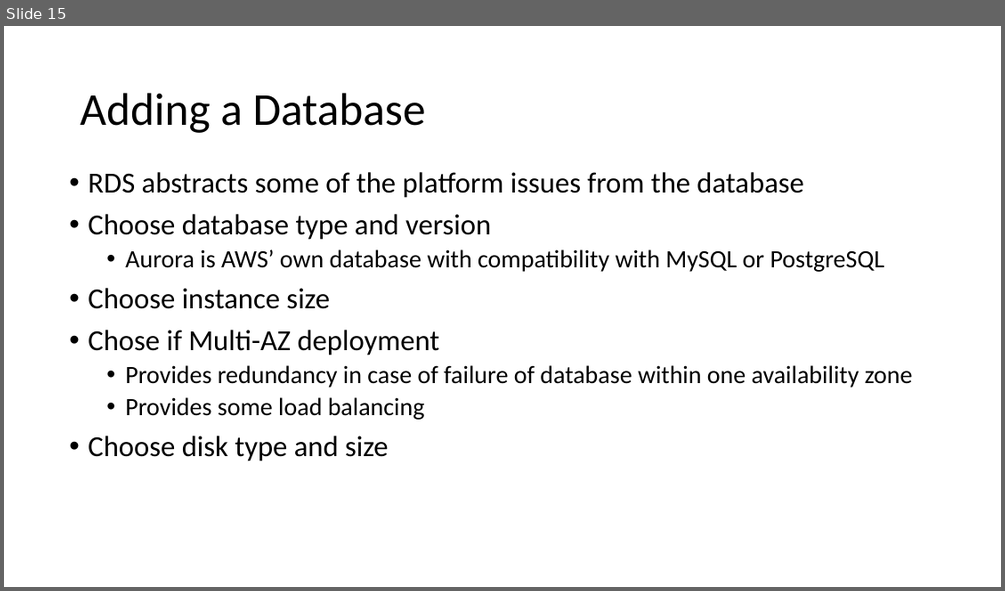
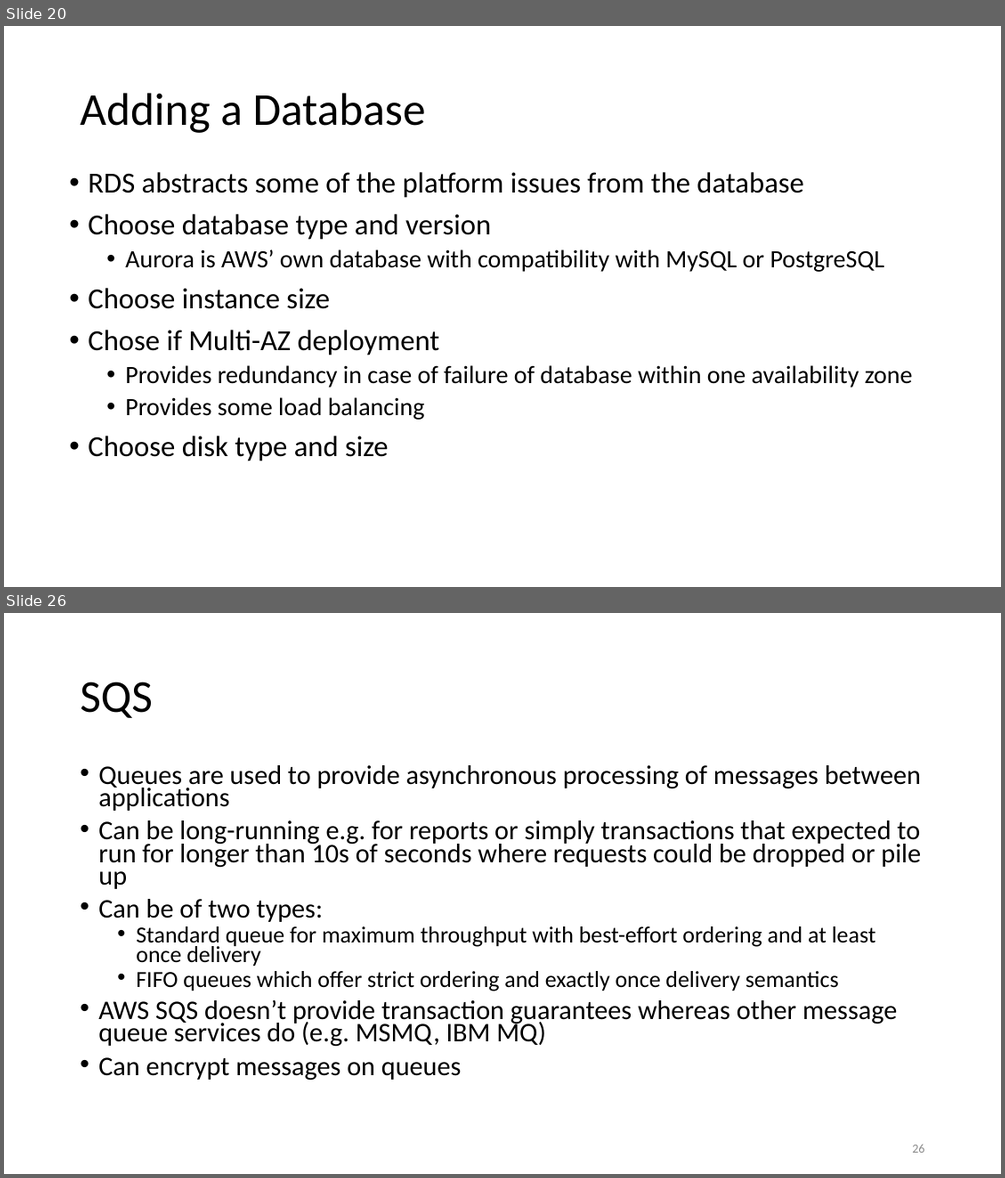
Before and after one commit to uwacsp/cits5503, a slide deck: Lectures/CITS5503WebArchitecture.pptx. Shown one above the other, each under a label of ours: slide 15 before the commit, slides 20 and 26 after it; the slides between them are not shown. The pictures are 1005x591 and 1005x1178 pixels, drawn with LibreOffice and Linux fonts; fonts in the diff are those of the drawing. Boxes give left, top, right and bottom in pixels: in the first picture for what was removed or moved away, otherwise in the second. Text is boxed around its words. In the diff, an @@ line names an element or a change of style, - is before the commit and + after.

```diff
--- a/Lectures/CITS5503WebArchitecture.pptx
+++ b/Lectures/CITS5503WebArchitecture.pptx
@@ slide 26 added at bbox=[4, 613, 1001, 1174], background #FFFFFF @@
@@ title added at bbox=[80, 682, 153, 718], 44 pt, text #000000 @@
+SQS
@@ text added at bbox=[98, 765, 921, 1080], 25.9 pt, text #000000 @@
+• Queues are used to provide asynchronous processing of messages between applications
+• Can be long-running e.g. for reports or simply transactions that expected to run for longer than 10s of seconds where requests could be dropped or pile up
+• Can be of two types:
+  • Standard queue for maximum throughput with best-effort ordering and at least once delivery
+  • FIFO queues which offer strict ordering and exactly once delivery semantics
+• AWS SQS doesn’t provide transaction guarantees whereas other message queue services do (e.g. MSMQ, IBM MQ)
+• Can encrypt messages on queues
@@ page number added at bbox=[912, 1144, 924, 1152], 12 pt, text #8C8C8C @@
+26
@@ what was slide 15 is now slide 20 @@
```
Also in this commit, not shown: 8 slides changed, 13 other slides added, 5 slides removed, 1 other file.
